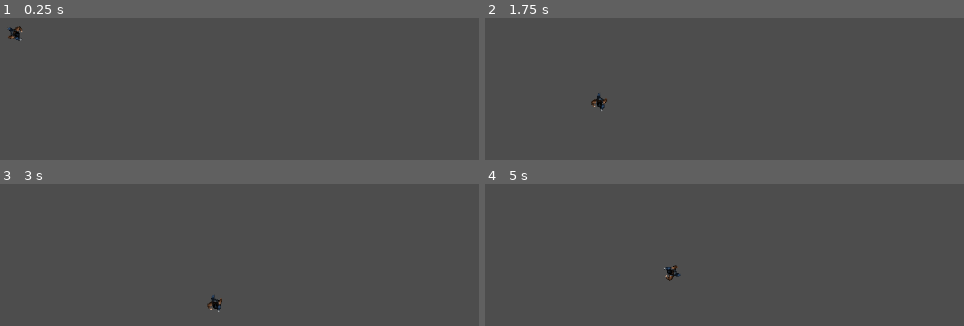
Above: before the commit, frames 1-4 (two rows, left to right).
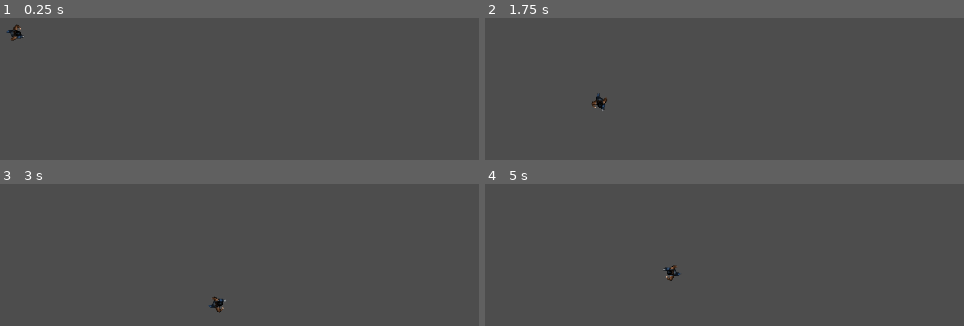
Above: after the commit, the same moments.

Repository: Its-JPower/InfectedHorizon
Game: Godot game, scene res://Scenes/world.tscn
Same seed, same stepped clock (60 frames per second), same inputs: the game is played once before the commit and once after it. The project has no main scene, so this scene is started directly.
Inputs (mouse positions are in pixels of both pictures, inside the frame that each line leads up to):
- Up to frame 1 (0.25 s): no input
- Up to frame 2 (1.75 s): tap Enter at 0.5 s; move the mouse to (925, 131) at 0.52 s; press the mouse at (925, 131) at 0.53 s; hold D (right) 0.53-1.28 s; move the mouse to (outside the picture) at 1.27 s; release the mouse at (outside the picture) at 1.28 s; hold Down (down) from 1.28 s (still down); click (outside the picture) at 1.35 s
- Up to frame 3 (3 s): move the mouse to (344, 220) at 2.02 s; release Down (down) at 2.03 s; press the mouse at (344, 220) at 2.03 s; hold D (right) 2.03-2.78 s; move the mouse to (outside the picture) at 2.77 s; release the mouse at (outside the picture) at 2.78 s; hold W (up) from 2.78 s (still down); click (outside the picture) at 2.85 s
- Up to frame 4 (5 s): tap Space at 3.5 s; move the mouse to (outside the picture) at 3.52 s; release W (up) at 3.53 s; press the mouse at (outside the picture) at 3.53 s; hold A (left) from 3.53 s (still down); tap Enter at 4.25 s; move the mouse to (513, 252) at 4.27 s; release the mouse at (513, 252) at 4.28 s; click (513, 252) at 4.35 s

The runs differ from the first frame. In frame 1, 0.2% of the frame differs, in the area x 1-6%, y 4-17%; in frame 2, less than 0.1%; in frame 3, 0.2%, in the area x 43-48%, y 78-91%; in frame 4, 0.1%.

Commit message:
Movement finished (clciktomove+keyboard)

Diff:
--- a/CharacterBody2D.gd
+++ b/CharacterBody2D.gd
@@ -12,18 +12,19 @@
 
 func _physics_process(delta):
 	direction = Input.get_vector("left","right","up","down").normalized()
-	sprite.rotation = global_position.direction_to(get_global_mouse_position()).angle()
 	if Input.is_action_pressed("move"):
 		target = get_global_mouse_position()
 	if global_position.distance_to(target) > 5:
 		if Input.is_action_pressed("move"):
 			velocity = global_position.direction_to(target) * speed
+			sprite.rotation = velocity.angle()
 			if sprite.animation == "default":
 				sprite.play("default")
 	if velocity.x == 0:
 		sprite.play("default")
 	if direction:
 		velocity = velocity.move_toward(direction * speed, acceleration)
+		sprite.rotation = velocity.angle()
 	else:
 		velocity = velocity.move_toward(Vector2.ZERO, friction)
 	move_and_slide()
--- a/project.godot
+++ b/project.godot
@@ -16,7 +16,7 @@
 
 [editor_plugins]
 
-enabled=PackedStringArray("res://addons/AS2P/plugin.cfg", "res://addons/e/plugin.cfg")
+enabled=PackedStringArray("res://addons/AS2P/plugin.cfg")
 
 [input]
 
